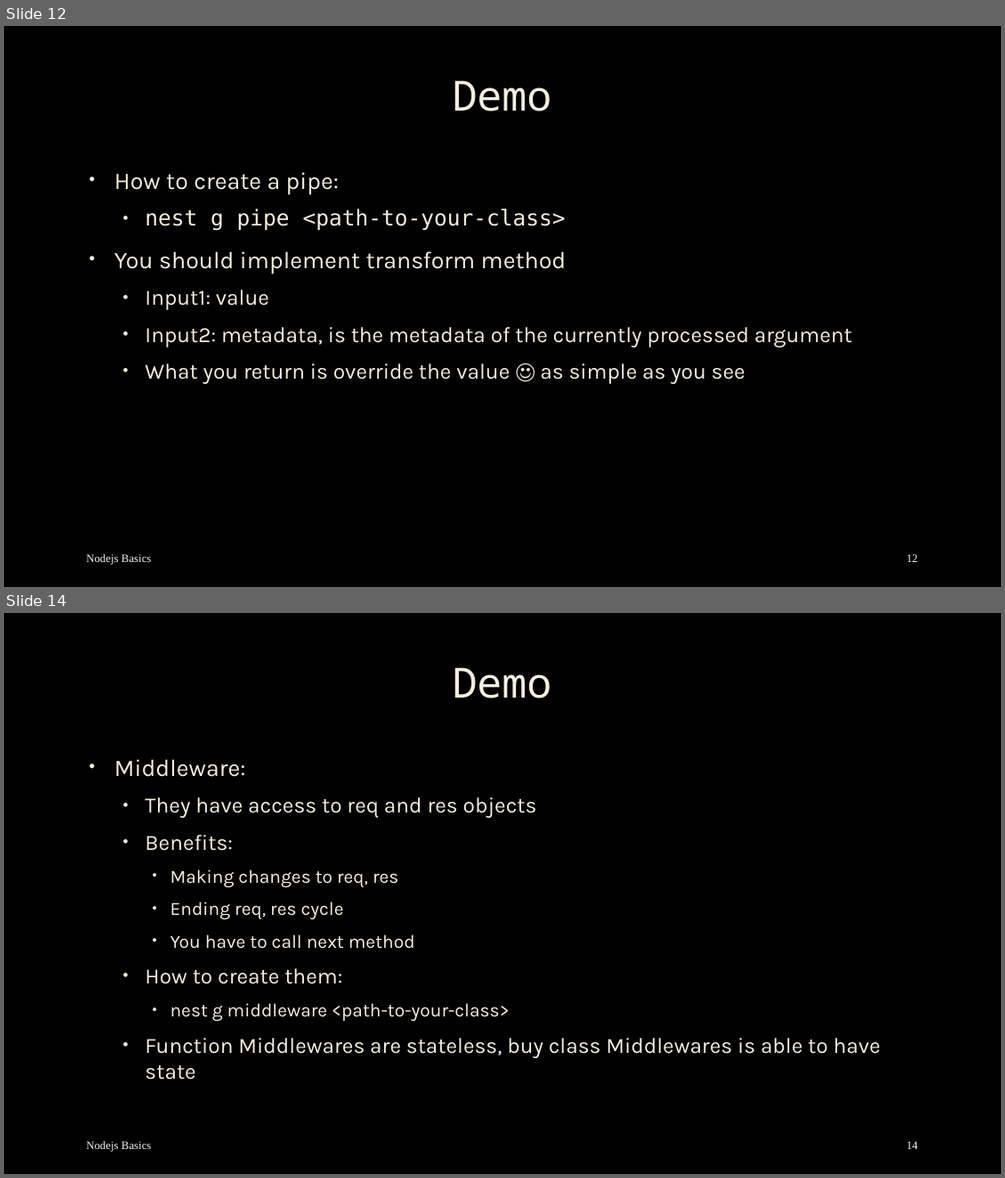
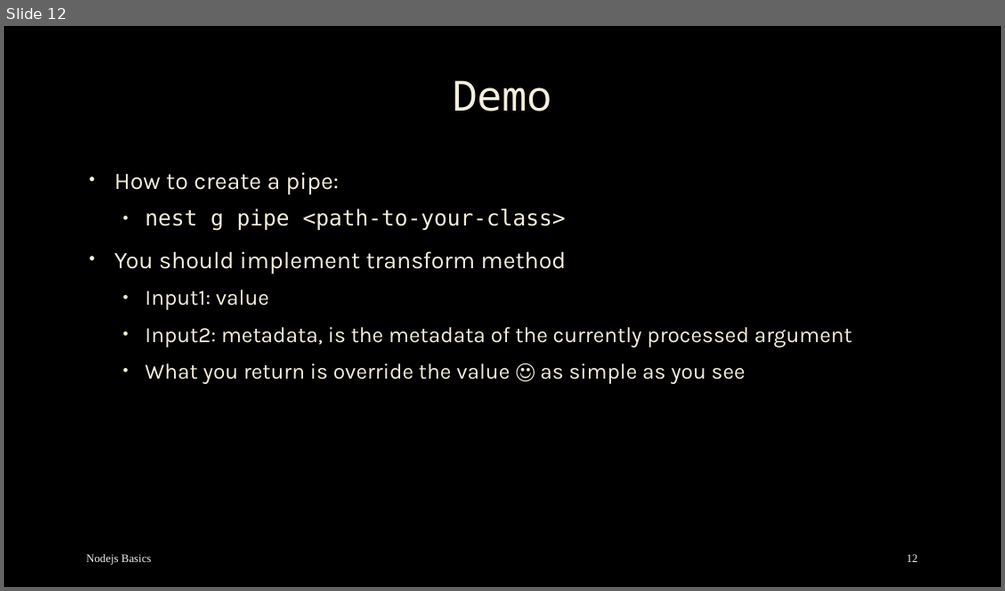
Before and after one commit to mostafa8026/nestjs-course, a slide deck: nestjs/nestjs-07.pptx. Shown one above the other, each under a label of ours: slides 12 and 14 before the commit, slide 12 after it; the slides between them are not shown. The pictures are 1005x1178 and 1005x591 pixels, drawn with LibreOffice and Linux fonts; fonts in the diff are those of the drawing; background and template pictures are left out. Boxes give left, top, right and bottom in pixels: in the first picture for what was removed or moved away, otherwise in the second. Text is boxed around its words. In the diff, an @@ line names an element or a change of style, - is before the commit and + after.

Commit message:
feat: 🎸 update session07 nest.js class codes and add 08

```diff
--- a/nestjs/nestjs-07.pptx
+++ b/nestjs/nestjs-07.pptx
@@ slide 14 removed at [4,613,1001,1174], background picture (left out) @@
@@ title removed at [453,667,552,698] @@
-Demo
@@ text removed at [114,759,881,1079] @@
-• Middleware:
-  • They have access to req and res objects
-  • Benefits:
-    • Making changes to req, res
-    • Ending req, res cycle
-    • You have to call next method
-  • How to create them:
-    • nest g middleware <path-to-your-class>
-  • Function Middlewares are stateless, buy class Middlewares is able to have state
@@ text removed at [86,1141,152,1151] @@
-Nodejs Basics
@@ page number removed at [906,1141,918,1149] @@
-14
```
Also in this commit, not shown: 2 slides changed, 2 other slides removed, 15 other files.
